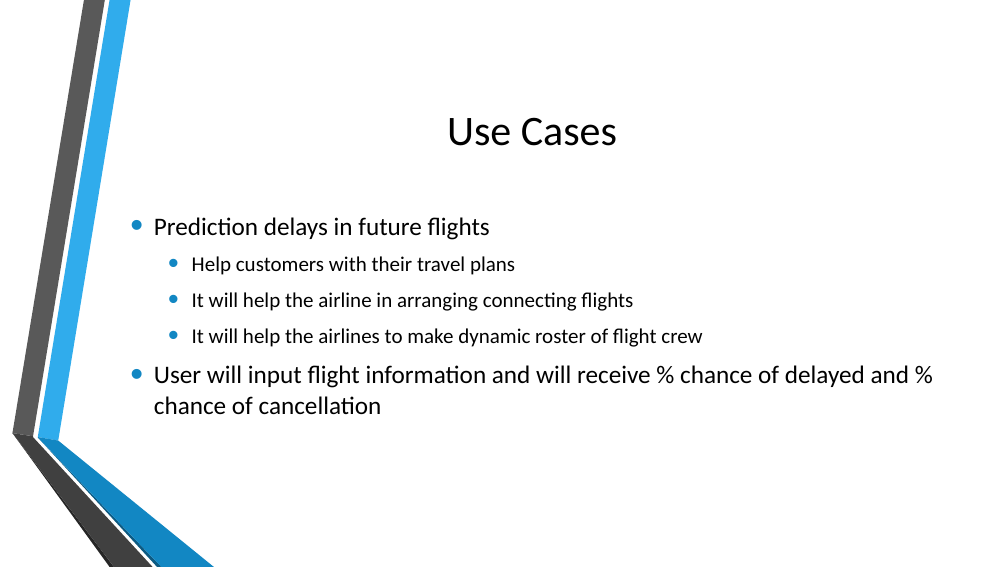
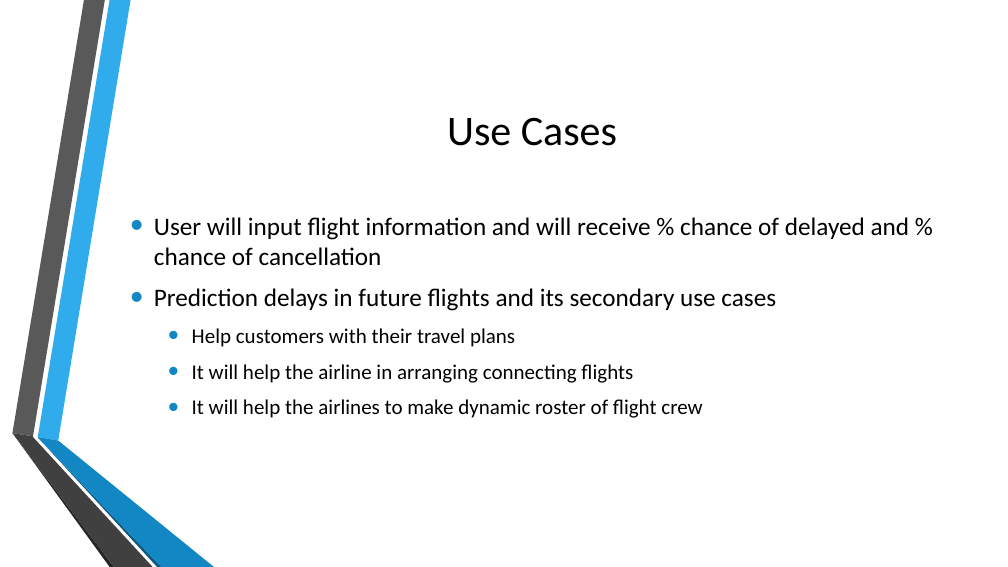
Before and after one commit to RoAjinkya/FlightDelay, a slide deck: slide 3 of docs/Planning Presentation.pptx. Drawn at 1008x567 pixels with LibreOffice and Linux fonts; fonts in the diff are those of the drawing; background and template pictures are left out. Boxes give left, top, right and bottom in pixels: in the first picture for what was removed or moved away, otherwise in the second. Text is boxed around its words. In the diff, an @@ line names an element or a change of style, - is before the commit and + after.

```diff
--- a/docs/Planning Presentation.pptx
+++ b/docs/Planning Presentation.pptx
@@ text at (x1=154, y1=217, x2=910, y2=311): text changed @@
-• Prediction delays in future flights
+• User will input flight information and will receive % chance of delayed and % chance of cancellation
+• Prediction delays in future flights and its secondary use cases
@@ text at (x1=154, y1=365, x2=910, y2=415): paragraph removed @@
-• User will input flight information and will receive % chance of delayed and % chance of cancellation
```
Also in this commit, not shown: 2 other slides changed, 1 other file.
